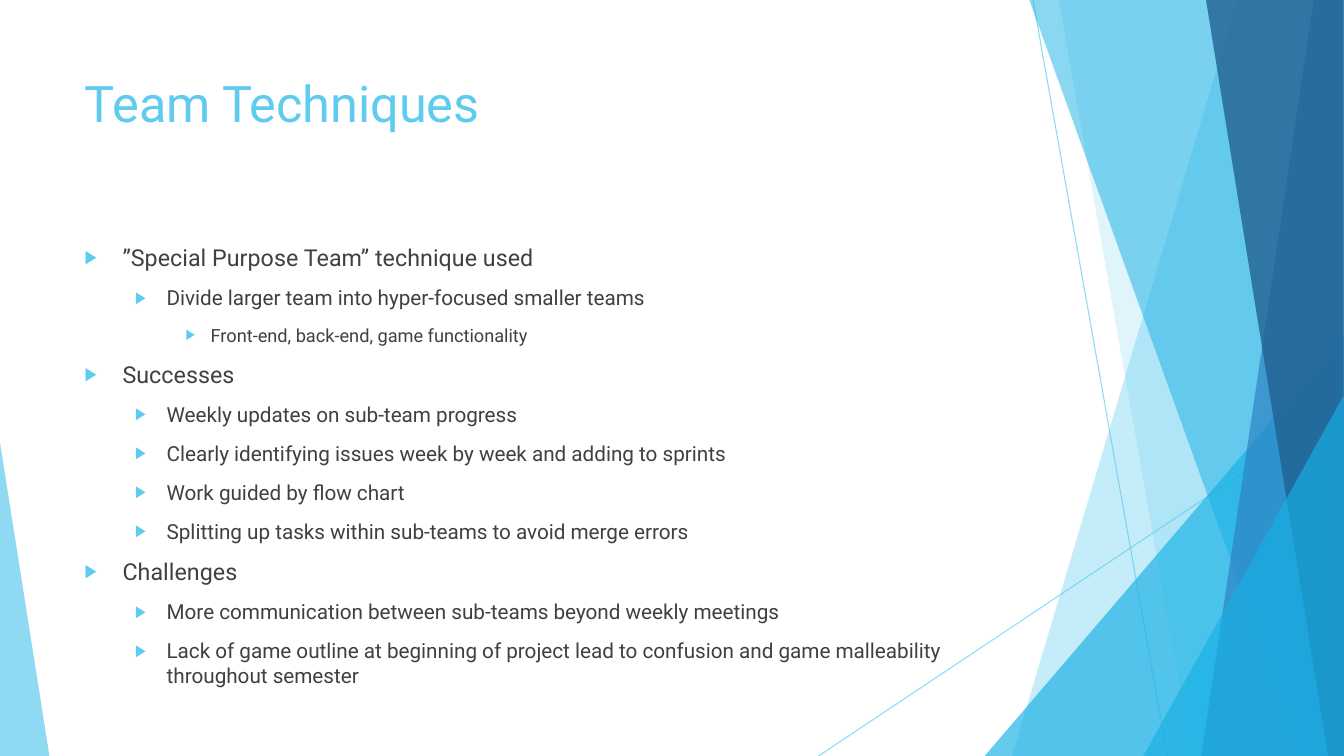
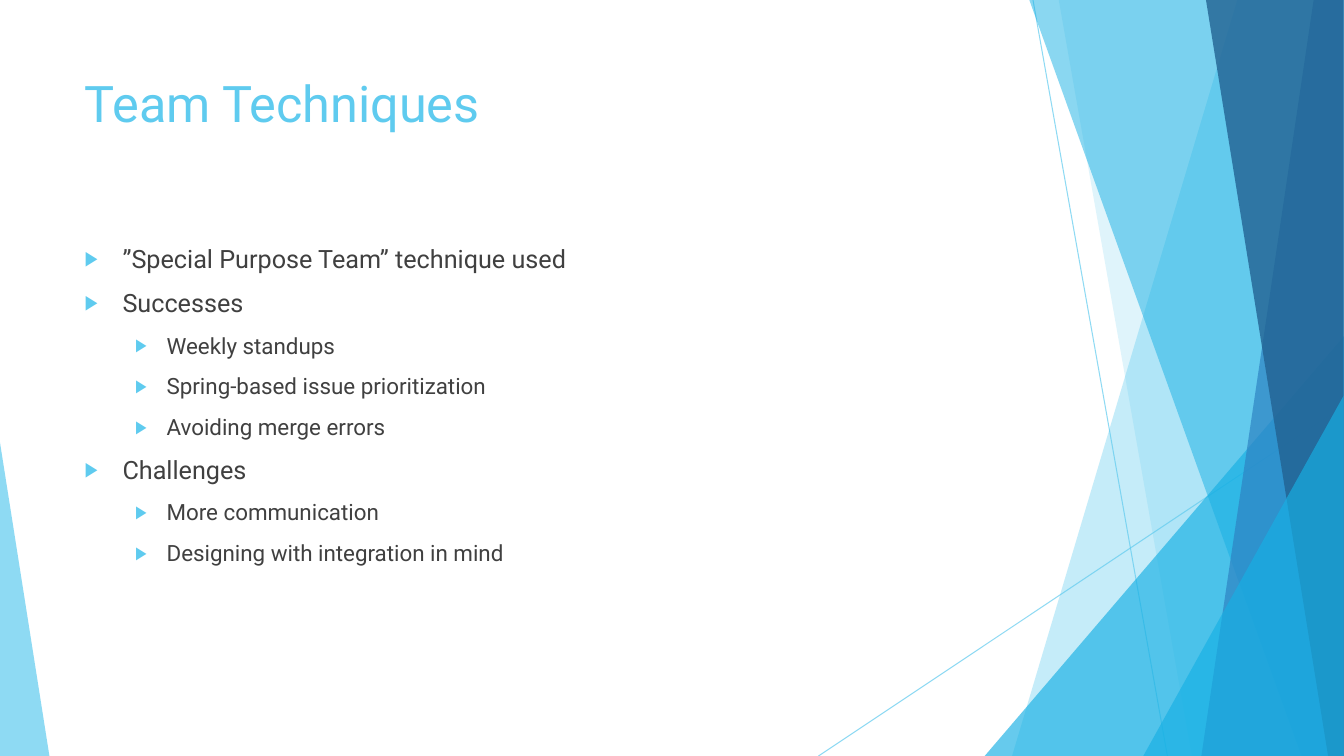
Before and after one commit to fazeelabbasi/CRASH, a slide deck: slide 4 of docs/CMPE 320 Final Group Presentation.pptx. Drawn at 1344x756 pixels with LibreOffice and Linux fonts; fonts in the diff are those of the drawing. Boxes give left, top, right and bottom in pixels: in the first picture for what was removed or moved away, otherwise in the second. Text is boxed around its words. In the diff, an @@ line names an element or a change of style, - is before the commit and + after.

```diff
--- a/docs/CMPE 320 Final Group Presentation.pptx
+++ b/docs/CMPE 320 Final Group Presentation.pptx
@@ text at <box>123,249,566,485</box>: size 16.6 to 18 pt in "”Special Purpose Team” technique used", "Successes", "Challenges" @@
@@ text at <box>167,289,645,346</box>: paragraphs removed @@
-  ▶ Divide larger team into hyper-focused smaller teams
-    ▶ Front-end, back-end, game functionality
@@ text at <box>167,337,486,440</box>: text changed; size 14.8 to 16 pt @@
-  ▶ Weekly updates on sub-team progress
-  ▶ Clearly identifying issues week by week and adding to sprints
-  ▶ Work guided by flow chart
-  ▶ Splitting up tasks within sub-teams to avoid merge errors
+  ▶ Weekly standups
+  ▶ Spring-based issue prioritization
+  ▶ Avoiding merge errors
@@ text at <box>167,504,503,566</box>: text changed; size 14.8 to 16 pt @@
-  ▶ More communication between sub-teams beyond weekly meetings
-  ▶ Lack of game outline at beginning of project lead to confusion and game malleability throughout semester
+  ▶ More communication
+  ▶ Designing with integration in mind
```
Also in this commit, not shown: 5 other slides changed.
